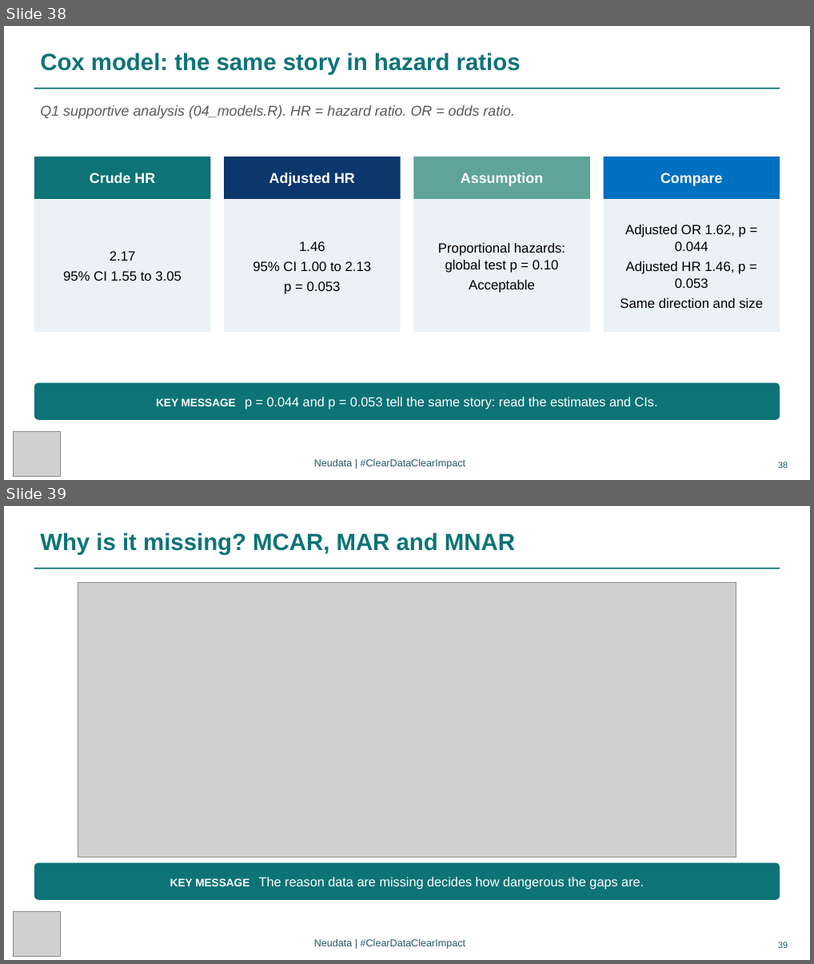
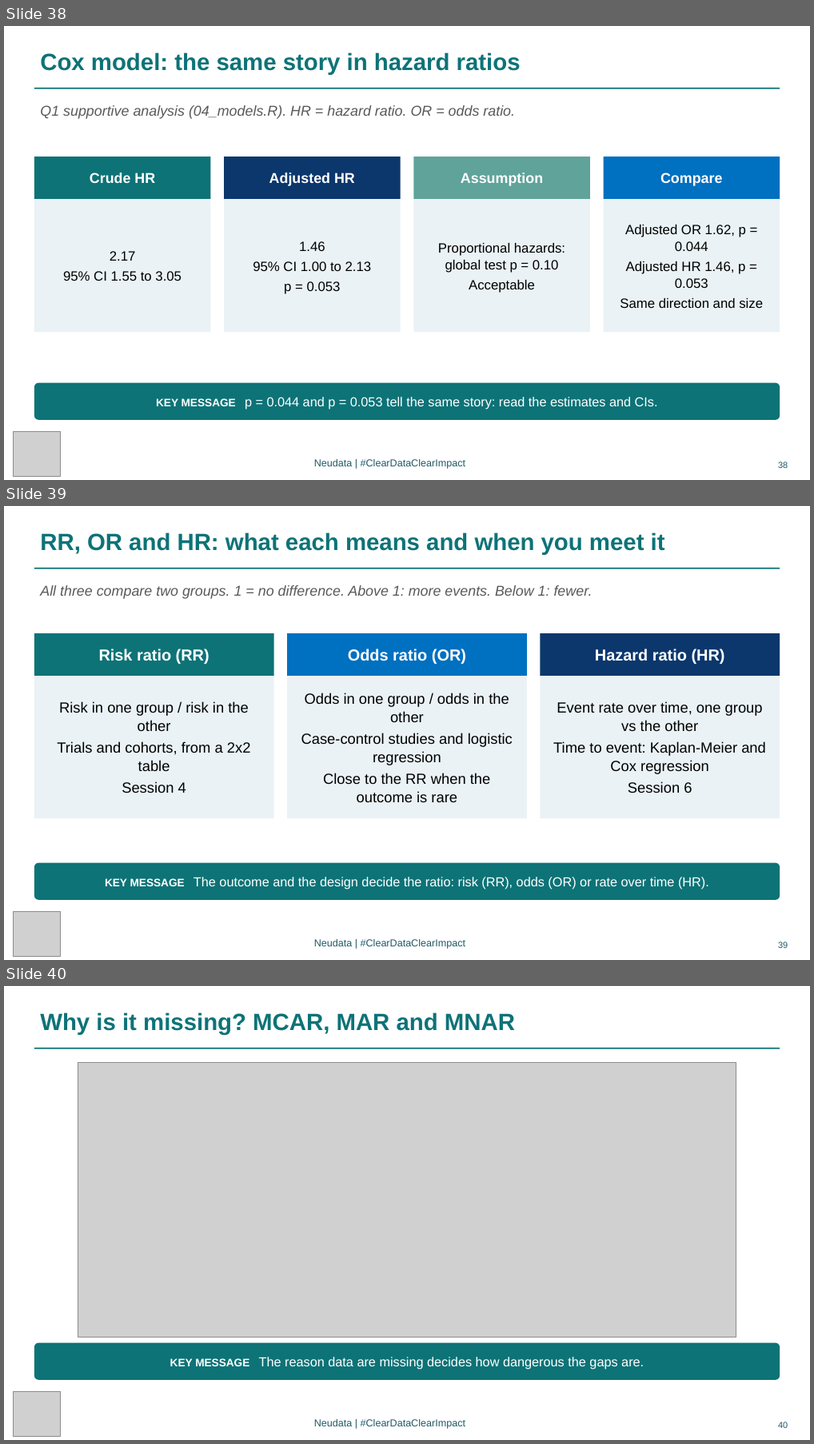
Before and after one commit to neu-data/FoundationsofClinicalResearch, a slide deck: en/files/slides/Session_6_EN.pptx. Shown one above the other, each under a label of ours: slides 38 and 39 before the commit, slides 38, 39 and 40 after it. The pictures are 814x964 and 814x1444 pixels, drawn with LibreOffice and Linux fonts; fonts in the diff are those of the drawing; grey boxes stand for pictures. Boxes give left, top, right and bottom in pixels: in the first picture for what was removed or moved away, otherwise in the second. Text is boxed around its words. In the diff, an @@ line names an element or a change of style, - is before the commit and + after.

Commit message:
Rebuild site: Session 3 plain-words result, Session 6 RR/OR/HR slide

```diff
--- a/en/files/slides/Session_6_EN.pptx
+++ b/en/files/slides/Session_6_EN.pptx
@@ slide 39 added at bbox=[4, 506, 810, 960], background #FFFFFF @@
@@ text added at bbox=[40, 532, 666, 555], 28 pt, text #0D7377, bold @@
+RR, OR and HR: what each means and when you meet it
@@ line added from (34, 568) to (780, 568), #0D7377 1.5 pt @@
@@ text added at bbox=[40, 585, 593, 599], 17 pt, text #595959, italic @@
+All three compare two groups. 1 = no difference. Above 1: more events. Below 1: fewer.
@@ rectangle added at bbox=[34, 634, 274, 676], fill #0D7377, 19 pt, text #FFFFFF, bold @@
+Risk ratio (RR)
@@ rectangle added at bbox=[287, 634, 527, 676], fill #0070C0, 19 pt, text #FFFFFF, bold @@
+Odds ratio (OR)
@@ rectangle added at bbox=[541, 634, 781, 676], fill #0B376C, 19 pt, text #FFFFFF, bold @@
+Hazard ratio (HR)
@@ rectangle added at bbox=[34, 676, 274, 818], fill #EAF2F5, 17.5 pt, text #000000 @@
+Risk in one group / risk in the other
+Trials and cohorts, from a 2x2 table
+Session 4
@@ rectangle added at bbox=[287, 676, 527, 818], fill #EAF2F5, 17.5 pt, text #000000 @@
+Odds in one group / odds in the other
+Case-control studies and logistic regression
+Close to the RR when the outcome is rare
@@ rectangle added at bbox=[541, 676, 781, 818], fill #EAF2F5, 17.5 pt, text #000000 @@
+Event rate over time, one group vs the other
+Time to event: Kaplan-Meier and Cox regression
+Session 6
@@ rounded rectangle added at bbox=[34, 862, 780, 900], fill #0D7377, 15.5 pt, text #FFFFFF @@
+KEY MESSAGE The outcome and the design decide the ratio: risk (RR), odds (OR) or rate over time (HR).
@@ picture added at bbox=[13, 912, 60, 956] @@
@@ text added at bbox=[314, 939, 466, 948], 12 pt, text #215968 @@
+Neudata | #ClearDataClearImpact
@@ page number added at bbox=[778, 941, 788, 948], 10.5 pt, text #215968 @@
+39
@@ what was slide 39 is now slide 40 @@
@@ page number at bbox=[778, 1421, 788, 1428]: text changed @@
-39
+40
```
Also in this commit, not shown: 19 other files.
